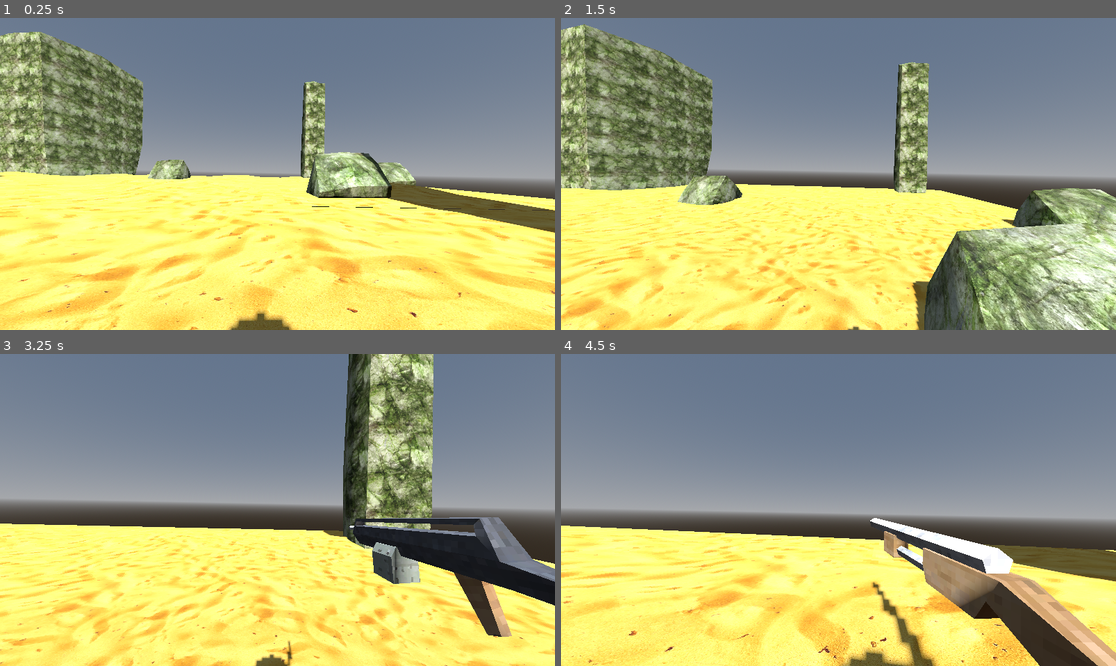
Above: before the commit, frames 1-4 (two rows, left to right).
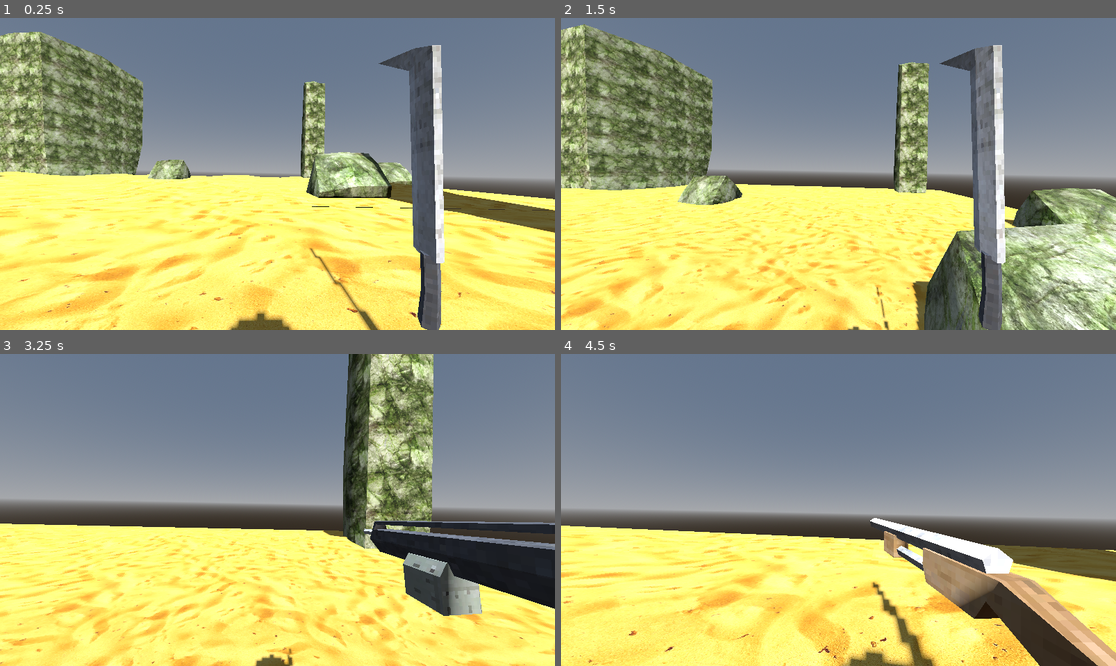
Above: after the commit, the same moments.

Repository: alxanderapollo/FPS_course
Game: Godot game, scene res://world.tscn
The game is run twice, just before and just after one commit, with the same random seed, the same clock (stepped at 60 frames per second) and the same inputs.
Inputs (mouse positions are in pixels of both pictures, inside the frame that each line leads up to):
- Up to frame 1 (0.25 s): no input
- Up to frame 2 (1.5 s): tap Enter at 0.5 s; move the mouse to (866, 174) at 0.52 s; hold W (move_forward) from 0.53 s (still down); click (866, 174) at 0.6 s; tap Space (jump) at 0.77 s; move the mouse to (810, 174) at 1.27 s; click (810, 174) at 1.35 s
- Up to frame 3 (3.25 s): keep holding W (move_forward); tap Space (jump) at 1.52, 3.02 s; move the mouse to (288, 503) at 2.02 s; tap 1 at 2.1 s; click (288, 503) at 2.3 s; move the mouse to (271, 516) at 2.77 s; tap 2 at 2.85 s; click (271, 516) at 3.05 s
- Up to frame 4 (4.5 s): keep holding W (move_forward); move the mouse to (877, 513) at 3.52 s; tap 3 at 3.6 s; tap Space (jump) at 3.77 s; click (877, 513) at 3.8 s; move the mouse to (794, 506) at 4.27 s; tap 4 at 4.35 s

The runs differ from the first frame. In frame 1, 5.2% of the frame differs, in the area x 55-81%, y 8-100%; in frame 2, 4.6%; in frame 3, 6.0%, in the area x 51-100%, y 52-100%; in frame 4, nothing differs.

Commit message:
added machine gun functionality

Diff:
--- a/characters/player/player.gd
+++ b/characters/player/player.gd
@@ -81,6 +81,8 @@
 
 	if Input.is_action_just_pressed("jump"):
 		character_mover.jump()
+	weapon_manager.attack(Input.is_action_just_pressed("attack"), Input.is_action_just_pressed("attack"))
+
 
 func kill():
 	dead = true
--- a/characters/player/player.tscn
+++ b/characters/player/player.tscn
@@ -7,6 +7,7 @@
 [ext_resource type="PackedScene" uid="uid://bxoh1c8r20pml" path="res://characters/health_manager.tscn" id="4_5dc8e"]
 [ext_resource type="PackedScene" uid="uid://df008tdgl3dg4" path="res://weapons/assets/machinegun.glb" id="4_c6leb"]
 [ext_resource type="PackedScene" uid="uid://cxjcohuo1wpxs" path="res://weapons/assets/machete.glb" id="5_dirf7"]
+[ext_resource type="Script" uid="uid://epic8g06ye5x" path="res://weapon.gd" id="5_on558"]
 [ext_resource type="PackedScene" uid="uid://di8ynuxpoofrd" path="res://weapons/assets/shotgun.glb" id="6_rpf03"]
 [ext_resource type="PackedScene" uid="uid://cl1eahrfh8vt4" path="res://weapons/assets/rocketlauncher.glb" id="7_x5dtk"]
 [ext_resource type="PackedScene" uid="uid://cqltxlo0rcd0o" path="res://weapons/bullet_emitters/bullet_emitter.tscn" id="8_3t07l"]
@@ -275,6 +276,9 @@
 transform = Transform3D(1, 0, 0, 0, 1, 0, 0, 0, 1, 0, 1.5, -0.26961315)
 script = ExtResource("2_exd8k")
 
+[node name="FirePoint" type="Node3D" parent="Camera3D"]
+unique_name_in_owner = true
+
 [node name="Weapon Manager" type="Node3D" parent="Camera3D"]
 transform = Transform3D(1, 0, 0, 0, 1, 0, 0, 0, 1, 0.46023655, -0.21262324, -0.61427414)
 script = ExtResource("3_ixbpm")
@@ -287,7 +291,7 @@
 visible = false
 
 [node name="Graphics" type="Node3D" parent="Camera3D/Weapon Manager/Weapons/Machete"]
-transform = Transform3D(0.7761967, 0.15807585, -0.023765666, -0.15807593, 0.77655643, 0.0023948445, 0.023765678, 0.0023948806, 0.7921256, 0.6272116, -0.46467185, -0.28525758)
+transform = Transform3D(0.7761968, 0.15807585, -0.023765666, -0.15807594, 0.7765564, 0.0023948445, 0.02376568, 0.0023948806, 0.7921256, 0.6272116, -0.46467185, -0.28525758)
 rotation_edit_mode = 1
 
 [node name="Machete_mm" parent="Camera3D/Weapon Manager/Weapons/Machete/Graphics" instance=ExtResource("5_dirf7")]
@@ -301,7 +305,9 @@
 
 [node name="MachineGun" type="Node3D" parent="Camera3D/Weapon Manager/Weapons"]
 transform = Transform3D(0.9974082, -0.071301304, -0.009640308, 0.071643725, 0.9965574, 0.04172177, 0.0066323103, -0.042304218, 0.9990829, -0.024261892, -0.027887583, -0.31942272)
-visible = false
+script = ExtResource("5_on558")
+automatic = true
+attack_rate = 0.1
 
 [node name="Graphics" type="Node3D" parent="Camera3D/Weapon Manager/Weapons/MachineGun"]
 transform = Transform3D(1.0000001, 0, 0, 0, 1, 0, 0, 0, 1, 0, 0, 0)
@@ -316,12 +322,17 @@
 [node name="MachineGun_mm" parent="Camera3D/Weapon Manager/Weapons/MachineGun/Graphics" instance=ExtResource("4_c6leb")]
 transform = Transform3D(0.29138622, 2.8521754e-09, 0, 9.313226e-10, 0.36248112, 0.07420516, 1.8626451e-09, -0.056238137, 0.478287, 0.026876986, 0.04972446, 0.47719836)
 
+[node name="BulletEmitter" parent="Camera3D/Weapon Manager/Weapons/MachineGun" instance=ExtResource("8_3t07l")]
+transform = Transform3D(0.9999741, -0.0013268697, 0.007108598, 0.0006084965, 0.99497503, 0.10012241, -0.0072057266, -0.10011546, 0.99494976, 0, 0, 0)
+
+[node name="HitScanBulletEmitter" parent="Camera3D/Weapon Manager/Weapons/MachineGun/BulletEmitter" instance=ExtResource("9_3t07l")]
+
 [node name="RocketLauncher" type="Node3D" parent="Camera3D/Weapon Manager/Weapons"]
 transform = Transform3D(1, 0, 0, 0, 1, 0, 0, 0, 1, -0.2312035, 0.08443797, 3.4089165)
 visible = false
 
 [node name="Graphics" type="Node3D" parent="Camera3D/Weapon Manager/Weapons/RocketLauncher"]
-transform = Transform3D(1, 0, 0, 0, 0.99496484, 0.10022284, 0, -0.100222826, 0.994965, 0.88533324, -0.61905533, -4.1176085)
+transform = Transform3D(1, 0, 0, 0, 0.9949648, 0.10022283, 0, -0.10022282, 0.99496496, 0.88533324, -0.61905533, -4.1176085)
 rotation_edit_mode = 1
 
 [node name="AnimationPlayer" type="AnimationPlayer" parent="Camera3D/Weapon Manager/Weapons/RocketLauncher/Graphics"]
@@ -339,7 +350,7 @@
 visible = false
 
 [node name="Graphics" type="Node3D" parent="Camera3D/Weapon Manager/Weapons/Shotgun"]
-transform = Transform3D(0.9997018, -0.0050872173, 0.023892863, 0.012691484, 0.9438762, -0.33005673, -0.020872822, 0.33026147, 0.94365907, 0.085829705, -0.19688678, 0.030000448)
+transform = Transform3D(0.99970156, -0.0050872173, 0.023892863, 0.012691481, 0.9438762, -0.33005673, -0.020872816, 0.33026147, 0.94365907, 0.085829705, -0.19688678, 0.030000448)
 rotation_edit_mode = 1
 
 [node name="shotgun" parent="Camera3D/Weapon Manager/Weapons/Shotgun/Graphics" instance=ExtResource("6_rpf03")]
@@ -352,16 +363,7 @@
 }
 autoplay = "RESET"
 
-[node name="BulletEmitter" parent="Camera3D" instance=ExtResource("8_3t07l")]
-
-[node name="Timer" type="Timer" parent="Camera3D/BulletEmitter"]
-autostart = true
-
-[node name="HitScanBulletEmitter" parent="Camera3D/BulletEmitter" instance=ExtResource("9_3t07l")]
-
 [node name="CharacterMover" parent="." instance=ExtResource("3_exd8k")]
 
 [node name="HealthManager" parent="." instance=ExtResource("4_5dc8e")]
 verbose = true
-
-[connection signal="timeout" from="Camera3D/BulletEmitter/Timer" to="Camera3D/BulletEmitter" method="fire"]
--- a/characters/player/weapon_manager.gd
+++ b/characters/player/weapon_manager.gd
@@ -8,6 +8,10 @@
 #	when we start we want all the weapons to be disabled
 	disable_all_weapons()
 	for weapon_that_exists in range(weapons.size()): weapons_unlocked.append(true)
+	switch_to_weapon_slot(0)
+func attack(input_just_pressed: bool, input_held : bool):
+	if cur_weapon is Weapon:
+		cur_weapon.attack(input_just_pressed, input_held )
 
 
 func disable_all_weapons():
--- a/project.godot
+++ b/project.godot
@@ -93,6 +93,11 @@
 "events": [Object(InputEventKey,"resource_local_to_scene":false,"resource_name":"","device":-1,"window_id":0,"alt_press …(195 unchanged characters)…
 ]
 }
+attack={
+"deadzone": 0.2,
+"events": [Object(InputEventMouseButton,"resource_local_to_scene":false,"resource_name":"","device":-1,"window_id":0,"alt_pressed":false,"shift_pressed":false,"ctrl_pressed":false,"meta_pressed":false,"button_mask":0,"position":Vector2(0, 0),"global_position":Vector2(0, 0),"factor":1.0,"button_index":1,"canceled":false,"pressed":false,"double_click":false,"script":null)
+]
+}
 
 [layer_names]
 
--- /dev/null
+++ b/weapon.gd
@@ -0,0 +1,47 @@
+extends Node3D
+
+class_name Weapon
+
+@onready var animation_player : AnimationPlayer = $Graphics/AnimationPlayer
+@onready var bullet_emitter : BulletEmitter = $BulletEmitter
+@onready var fire_point: Node3D = %FirePoint
+
+#meaning this is an automatic weapon
+@export var automatic = false
+
+@export var damage = 5
+@export var ammo  = 30
+#puts a small delay on the firearm
+@export var attack_rate = 0.2
+var last_attack_time = -9999.9
+
+signal fired
+signal out_of_ammo
+
+func _ready():
+	bullet_emitter.set_damage(damage)
+
+func set_bodies_to_exclude(bodies:Array):
+	bullet_emitter.set_bodies_to_execule(bodies)
+
+func attack(input_just_pressed: bool, input_hold: bool):
+	if !automatic and !input_just_pressed: return
+	if automatic and !input_hold: return
+	if ammo == 0:
+		if input_just_pressed:  out_of_ammo.emit()
+		return
+
+	var cur_time = Time.get_ticks_msec()/1000.0
+	if cur_time - last_attack_time < attack_rate: return
+
+	if ammo > 0: ammo -=1
+
+	bullet_emitter.global_transform = fire_point.global_transform
+	bullet_emitter.fire()
+	last_attack_time = cur_time
+	animation_player.stop()
+	animation_player.play("attack")
+
+func set_active (a: bool):
+	visible = a
+	if !a: animation_player.play("RESET")
--- a/weapons/bullet_emitters/hit_scan_bullet_emitter.gd
+++ b/weapons/bullet_emitters/hit_scan_bullet_emitter.gd
@@ -9,6 +9,9 @@
 		ray_cast_3d.add_exception(body)
 
 func fire():
+	ray_cast_3d.enabled = true
+#	force the update right before the collison checks
+	ray_cast_3d.force_raycast_update()
 	if ray_cast_3d.is_colliding():
 		if ray_cast_3d.get_collider().has_method("hurt"):
 			var damage_data = DamageData.new()
@@ -25,5 +28,6 @@
 			if hit_normal.is_equal_approx(Vector3.UP) or hit_normal.is_equal_approx(Vector3.DOWN):
 				hit_effect_inst.look_at(look_at_pos, Vector3.RIGHT)
 			else: hit_effect_inst.look_at(look_at_pos)
+	ray_cast_3d.enabled = false
 
 	super()
--- a/weapons/bullet_emitters/hit_scan_bullet_emitter.tscn
+++ b/weapons/bullet_emitters/hit_scan_bullet_emitter.tscn
@@ -6,5 +6,6 @@
 script = ExtResource("1_s462u")
 
 [node name="RayCast3D" type="RayCast3D" parent="."]
+enabled = false
 target_position = Vector3(0, 0, -10000)
 collision_mask = 5
Not shown: 1 places in characters/player/player.tscn that only renumber resources
Not shown, added: weapon.gd.uid
